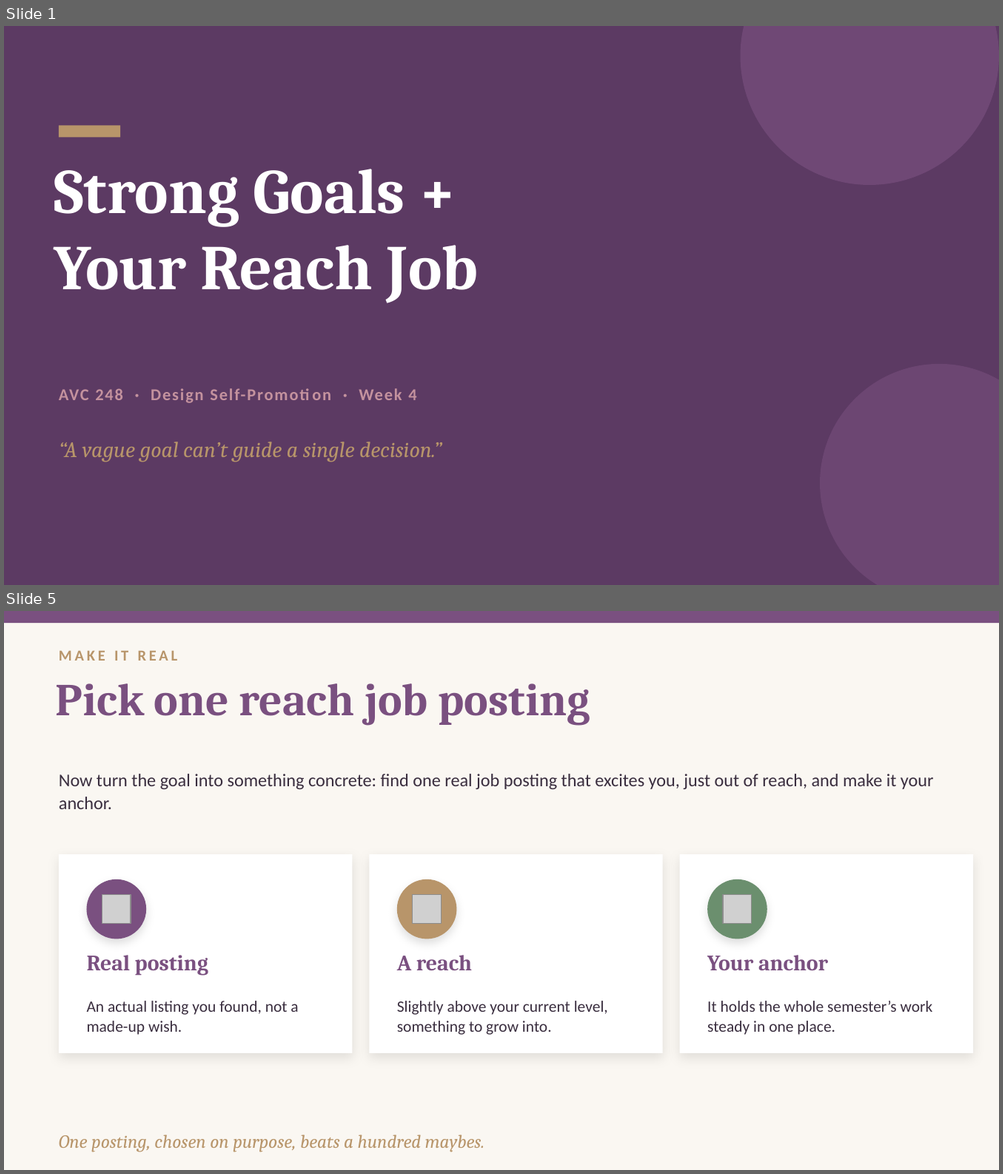
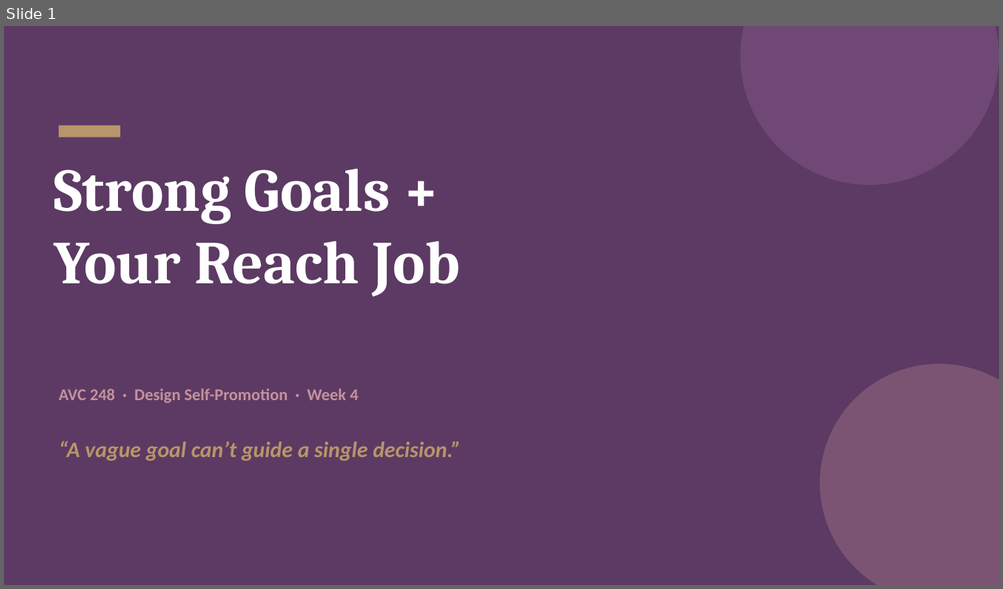
Before and after one commit to singletrackmom/singletrackmom.github.io, a slide deck: canvas/avc248/slides/week-04-goals-and-reach-job.pptx. Shown one above the other, each under a label of ours: slides 1 and 5 before the commit, slide 1 after it; the slides between them are not shown. The pictures are 1003x1174 and 1003x589 pixels, drawn with LibreOffice and Linux fonts; fonts in the diff are those of the drawing; grey boxes stand for pictures. Boxes give left, top, right and bottom in pixels: in the first picture for what was removed or moved away, otherwise in the second. Text is boxed around its words. In the diff, an @@ line names an element or a change of style, - is before the commit and + after.

```diff
--- a/canvas/avc248/slides/week-04-goals-and-reach-job.pptx
+++ b/canvas/avc248/slides/week-04-goals-and-reach-job.pptx
@@ slide 5 removed at [4,611,999,1170], background #FAF7F2 @@
@@ rectangle removed at [4,611,999,623] @@
@@ text removed at [59,650,178,661] @@
-MAKE IT REAL
@@ text removed at [56,684,589,726] @@
-Pick one reach job posting
@@ text removed at [59,774,933,809] @@
-Now turn the goal into something concrete: find one real job posting that excites you, just out of reach, and make it your anchor.
@@ rectangle removed at [59,854,352,1054] @@
@@ rectangle removed at [369,854,663,1054] @@
@@ rectangle removed at [680,854,973,1054] @@
@@ ellipse removed at [87,880,146,940] @@
@@ picture removed at [102,895,131,924] @@
@@ ellipse removed at [397,880,457,940] @@
@@ picture removed at [412,895,441,924] @@
@@ ellipse removed at [707,880,767,940] @@
@@ picture removed at [723,895,752,924] @@
@@ text removed at [87,955,208,976] @@
-Real posting
@@ text removed at [397,955,472,971] @@
-A reach
@@ text removed at [707,955,828,971] @@
-Your anchor
@@ text removed at [87,1001,298,1035] @@
-An actual listing you found, not a made-up wish.
@@ text removed at [397,1001,608,1035] @@
-Slightly above your current level, something to grow into.
@@ text removed at [707,1001,933,1035] @@
-It holds the whole semester’s work steady in one place.
@@ text removed at [59,1135,484,1153] @@
-One posting, chosen on purpose, beats a hundred maybes.
@@ slide 1 changed as well @@
@@ text "Strong Goals +" at [54,169,460,297]: size 46 to 44 pt @@
@@ text "AVC 248 · Design Self-Promotion ..." at [59,389,358,403]: letter spacing 1 to 0 pt @@
@@ ellipse at [819,364,999,585]: fill #7A5080 at 55% opacity to #C4929E at 30% opacity @@
@@ text "“A vague goal can’t guide ..." at [59,441,461,461]: font Cambria to Calibri, bold on @@
```
Also in this commit, not shown: 6 other slides changed, 2 slides added, 33 other files.
